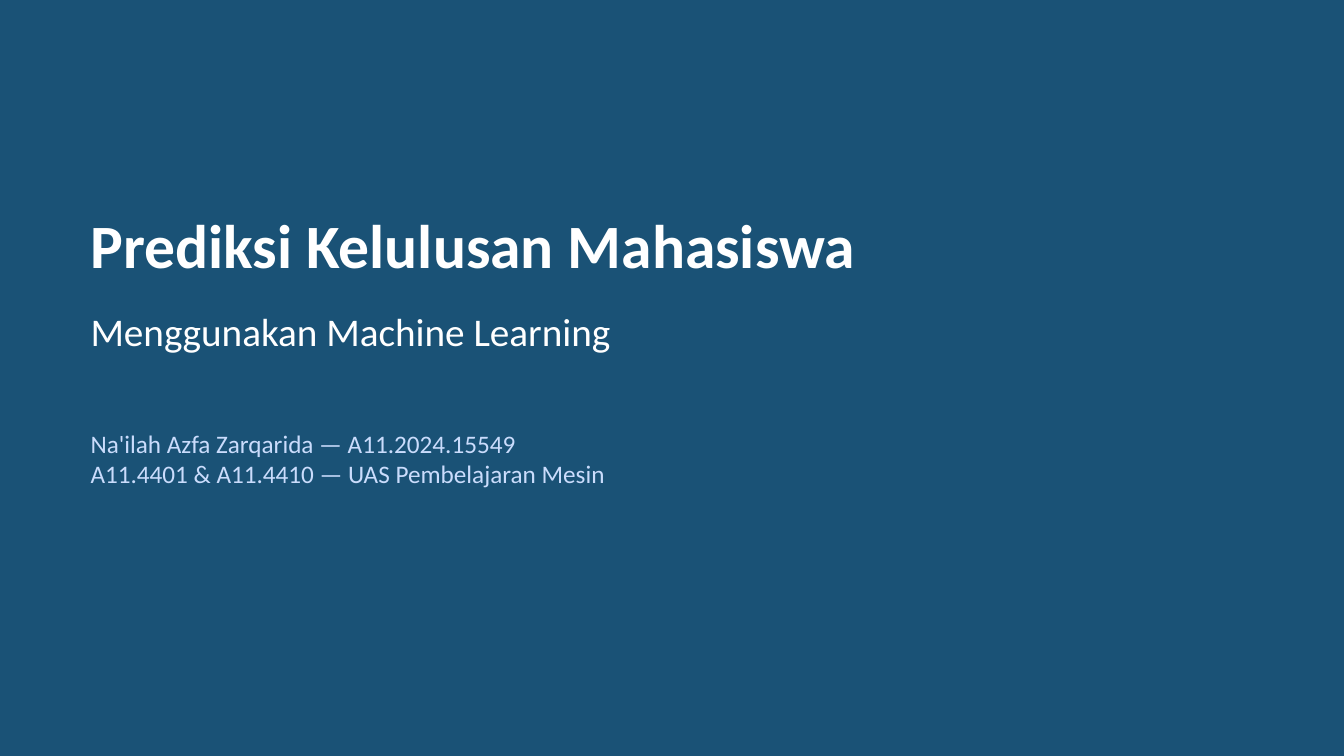
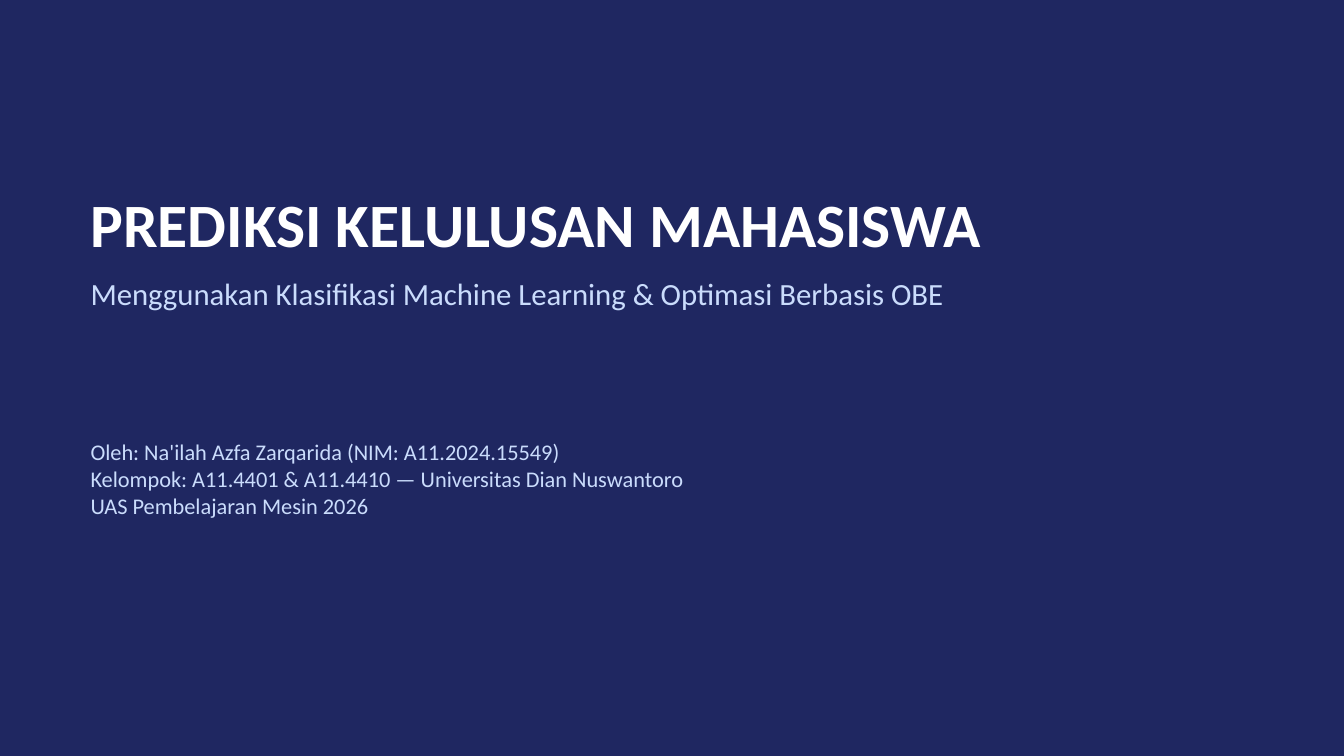
Before and after one commit to hafizmuzani011-collab/uas-ml-kelulusan, a slide deck: slide 1 of presentation/presentasi_uas_ml.pptx. Drawn at 1344x756 pixels with LibreOffice and Linux fonts; fonts in the diff are those of the drawing. Boxes give left, top, right and bottom in pixels: in the first picture for what was removed or moved away, otherwise in the second. Text is boxed around its words. In the diff, an @@ line names an element or a change of style, - is before the commit and + after.

```diff
--- a/presentation/presentasi_uas_ml.pptx
+++ b/presentation/presentasi_uas_ml.pptx
@@ background #1A5276 to #1F2761 @@
@@ text at box(91, 206, 981, 311): text changed; size 44 to 22 pt; text colour #FFFFFF to #CADCFC; bold off @@
-Prediksi Kelulusan Mahasiswa
+PREDIKSI KELULUSAN MAHASISWA
+Menggunakan Klasifikasi Machine Learning & Optimasi Berbasis OBE
@@ text removed at box(91, 318, 611, 353) @@
-Menggunakan Machine Learning
@@ text at box(91, 444, 683, 518): text changed; size 18 to 16 pt @@
-Na'ilah Azfa Zarqarida — A11.2024.15549
-A11.4401 & A11.4410 — UAS Pembelajaran Mesin
+Oleh: Na'ilah Azfa Zarqarida (NIM: A11.2024.15549)
+Kelompok: A11.4401 & A11.4410 — Universitas Dian Nuswantoro
+UAS Pembelajaran Mesin 2026
```
Also in this commit, not shown: 9 other slides changed, 2 other files.
